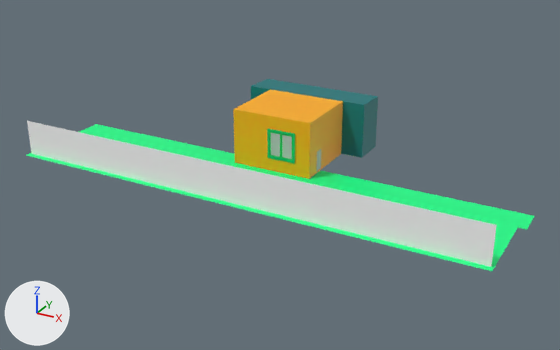
A saved change to the FBX model Assets/FourthBase/Models/Room.fbx.
One viewpoint serves both versions: a 50 mm camera at (16.5, -31.1, 14.4) aimed at (0.5, -2.0, -0.1). The axes (+X, +Y, +Z) are drawn at lower left. The lights are the same throughout. Where no turn or scale is listed for an object, it has been applied to the vertices.

Names of what the first picture shows: 'msh_FenceTemplate', 'msh_GrassTemplate', 'msh_GrassTemplate1', 'msh_RoomTemplate', 'pPlane2', 'pPlane3', 'pPlane4', 'pasted__msh_GrassTemplate1'.
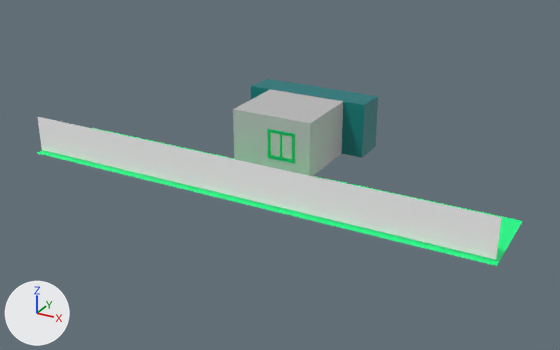
Diff of the bpy script that builds the scene:
```diff
--- a/Assets/FourthBase/Models/Room.fbx.py
+++ b/Assets/FourthBase/Models/Room.fbx.py
@@ me_mesh_110 @@
+me_mesh_110.from_pydata([(0.01, -2.09, -1.08), (0.01, -2.09, 1.62), (0.01, 1.43, -1.08), (0.01, 1.43, 1.62)], [], [(0, 1, 3, 2)])
+me_mesh_110.materials.append(mat_lambert1)  # grey #bcbcbc
@@ me_mesh_106_1 @@
+me_mesh_106_1.from_pydata([(2.01, -1.72, -0.01), (-2.01, -1.72, -0.01), (2.01, 1.8, -0.01), (-2.01, 1.8, -0.01)], [], [(0, 1, 3, 2)])
+me_mesh_106_1.materials.append(mat_lambert1)  # grey #bcbcbc
@@ me_mesh_108 @@
+me_mesh_108.from_pydata(...)  # 16 vertices, 8 faces; spans x -1.83..2.2, y 0.01, z -1.45..1.25
+me_mesh_108.materials.append(mat_lambert1)  # grey #bcbcbc
@@ ob_msh_roomtemplate @@
-ob_msh_roomtemplate = bpy.data.objects.new('msh_RoomTemplate', me_mesh)
-ob_msh_roomtemplate.location = (0.0, 0.0, 0.0)
@@ ob_msh_grasstemplate @@
 ob_msh_grasstemplate = bpy.data.objects.new('msh_GrassTemplate', me_mesh_006)
-ob_msh_grasstemplate.location = (0.0, -4.02, 0.0)
+ob_msh_grasstemplate.location = (0.0, -3.33, -0.13)
@@ ob_pasted__msh_grasstemplate1 @@
-ob_pasted__msh_grasstemplate1 = bpy.data.objects.new('pasted__msh_GrassTemplate1', me_mesh_077)
-ob_pasted__msh_grasstemplate1.location = (13.83, -0.09, -0.02)
@@ ob_msh_fencetemplate @@
 ob_msh_fencetemplate = bpy.data.objects.new('msh_FenceTemplate', me_mesh_007)
-ob_msh_fencetemplate.location = (0.0, -5.86, 0.84)
+ob_msh_fencetemplate.location = (0.0, -5.18, 0.84)
@@ ob_msh_grasstemplate1 @@
-ob_msh_grasstemplate1 = bpy.data.objects.new('msh_GrassTemplate1', me_mesh_059)
-ob_msh_grasstemplate1.location = (0.0, -0.09, -0.02)
@@ ob_pplane10 @@
+ob_pplane10 = bpy.data.objects.new('pPlane10', me_mesh_110)
+ob_pplane10.location = (2.01, 0.07, 1.08)
@@ ob_pplane6 @@
+ob_pplane6 = bpy.data.objects.new('pPlane6', me_mesh_106_1)
+ob_pplane6.location = (0.0, -0.3, 2.71)
@@ ob_pplane8 @@
+ob_pplane8 = bpy.data.objects.new('pPlane8', me_mesh_108)
+ob_pplane8.location = (-0.19, -2.02, 1.45)
```

Changed parts and their boxes (x1, y1, x2, y2) in the pictures (560 x 350 px):
'msh_FenceTemplate', moved
    before: (27, 121, 497, 267)
    after: (37, 117, 502, 260)
'msh_RoomTemplate', deleted
    before: (233, 89, 343, 179)
'msh_GrassTemplate', moved
    before: (26, 129, 519, 271)
    after: (37, 128, 523, 266)
'pPlane8', added
    after: (233, 109, 310, 175)
'pasted__msh_GrassTemplate1', deleted
    before: (310, 171, 534, 230)
'pPlane6', added
    after: (234, 89, 343, 123)
'pPlane10', added
    after: (309, 102, 343, 176)
'msh_GrassTemplate1', deleted
    before: (84, 124, 235, 163)
